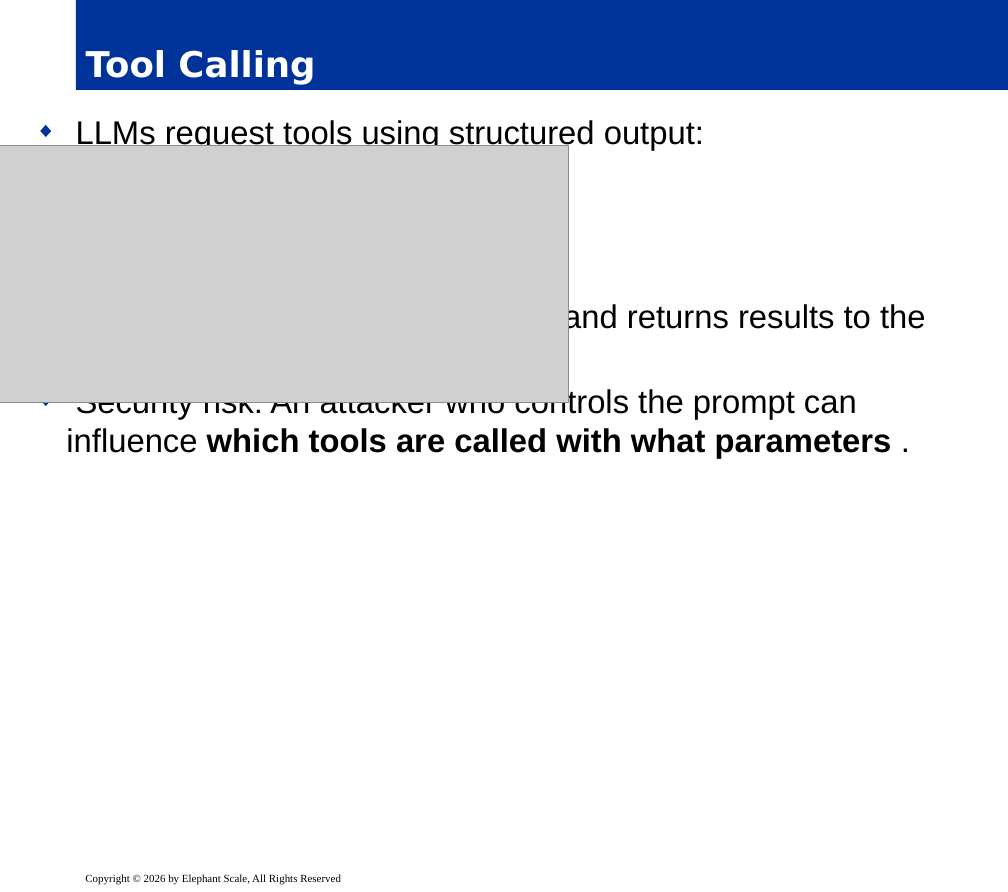
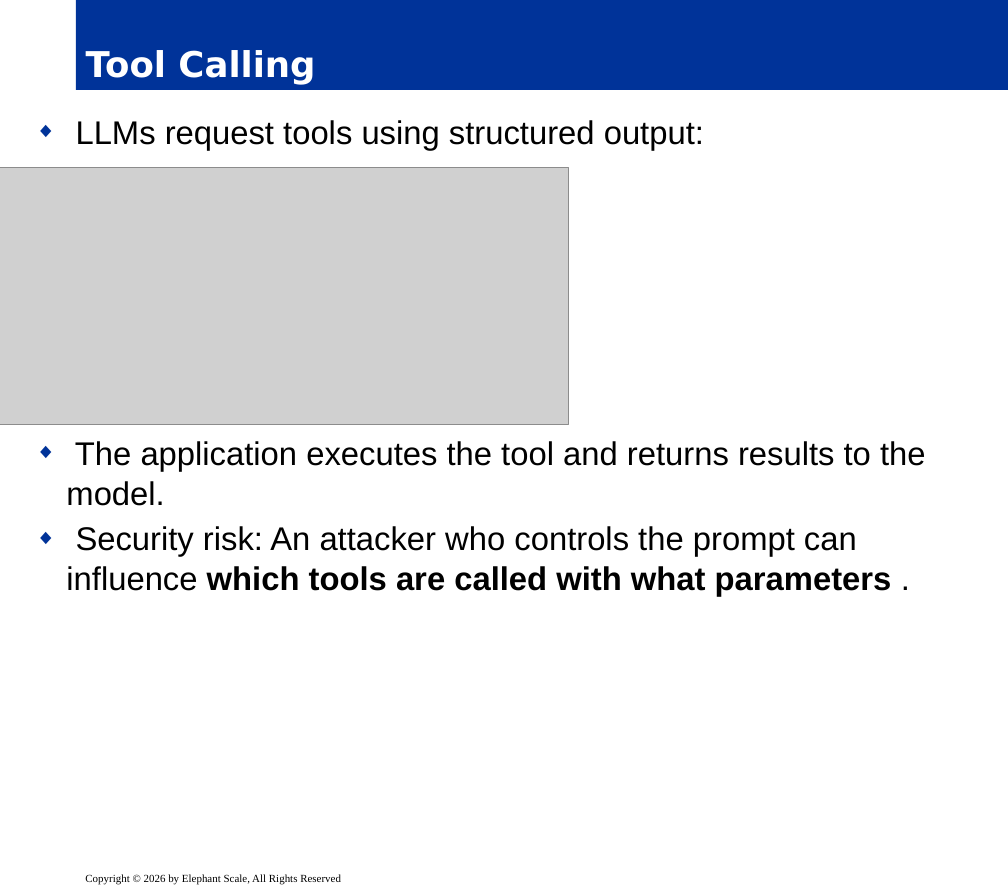
Before and after one commit to elephantscale/AI-Security-for-Security-Teams, a slide deck: slide 17 of slides/release/02__module1.pptx. Drawn at 1008x892 pixels with LibreOffice and Linux fonts; fonts in the diff are those of the drawing; grey boxes stand for pictures; background and template pictures are left out. Boxes give left, top, right and bottom in pixels: in the first picture for what was removed or moved away, otherwise in the second. Text is boxed around its words. In the diff, an @@ line names an element or a change of style, - is before the commit and + after.

```diff
--- a/slides/release/02__module1.pptx
+++ b/slides/release/02__module1.pptx
@@ text "LLMs request tools using structured ..." rewrapped from <box>66,120,926,459</box> to <box>66,120,926,597</box> @@
@@ picture: place and size @@
-picture at <box>0,146,568,402</box>
+picture at <box>0,167,568,424</box>
```
Also in this commit, not shown: 9 other slides changed.
